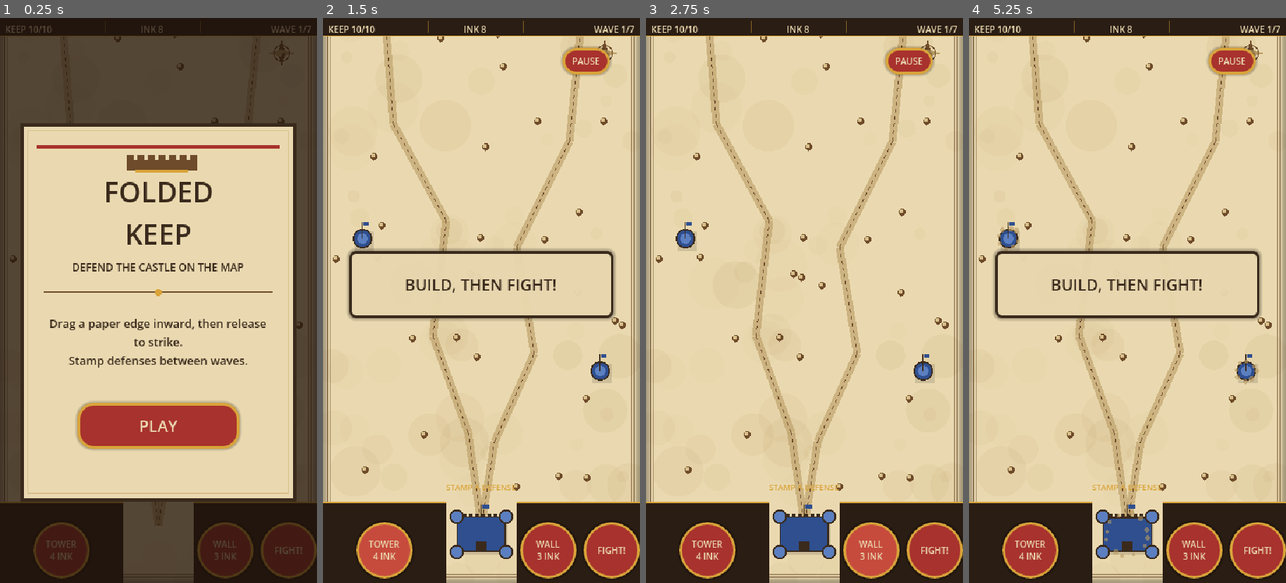
Above: before the commit, frames 1-4 (left to right).
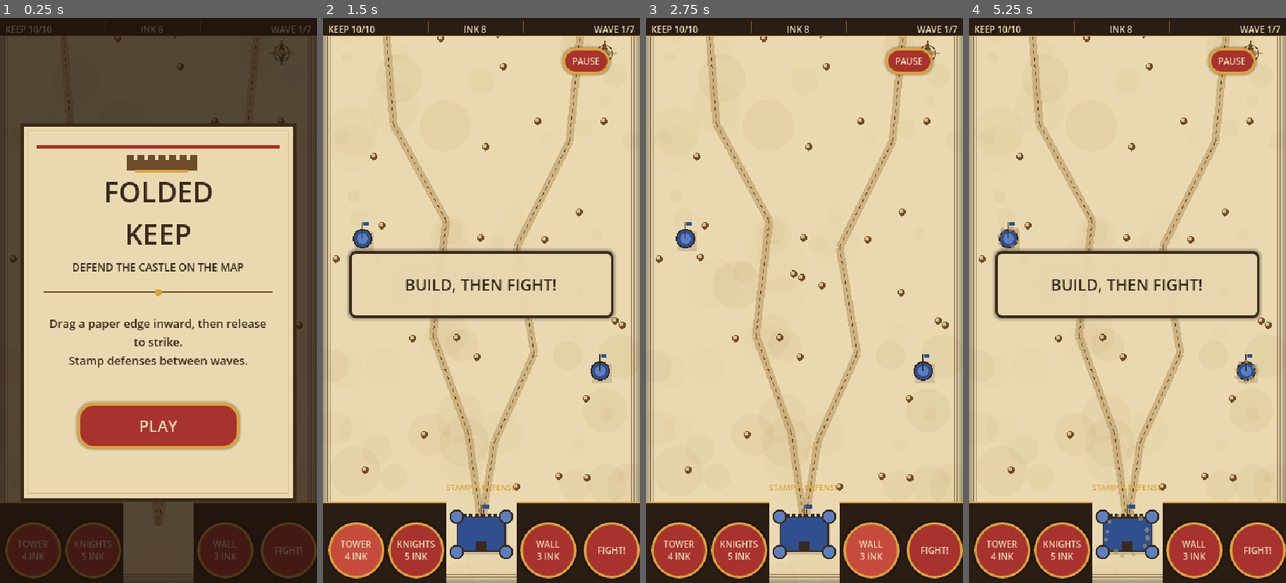
Above: after the commit, the same moments.

Repository: vortechU/folded-keep
Game: Godot game, scene res://scenes/main.tscn
Same seed, same stepped clock (60 frames per second), same inputs: the game is played once before the commit and once after it.
Inputs (mouse positions are in pixels of both pictures, inside the frame that each line leads up to):
- Up to frame 1 (0.25 s): no input
- Up to frame 2 (1.5 s): click "PLAY" at 0.5 s; click "TOWER 4 INK" at 1.25 s
- Up to frame 3 (2.75 s): click "WALL 3 INK" at 2 s
- Up to frame 4 (5.25 s): click (1060, 549) at 2.75 s, where only the run after the commit has a clickable "KNIGHTS 5 INK"; click "FIGHT!" at 3.5 s; click "PAUSE" at 4.25 s; click "START OVER" at 5 s

The runs differ from the first frame. In frame 1, 2.4% of the frame differs, in the area x 1-39%, y 89-100%; in frame 2, 2.9%; in frame 3, 2.7%; in frame 4, 2.7%.

Commit message:
Barracks + blue knights: squads guard roads and pin enemies in melee; knights test scene
Co-Authored-By: Claude Opus 5.5 <noreply@anthropic.com>

Diff:
--- /dev/null
+++ b/scenes/tests/knights_test.tscn
@@ -0,0 +1,6 @@
+[gd_scene format=3]
+
+[ext_resource type="Script" path="res://scripts/tests/knights_test.gd" id="1"]
+
+[node name="KnightsTest" type="Node"]
+script = ExtResource("1")
--- a/scripts/buildings/building.gd
+++ b/scripts/buildings/building.gd
@@ -11,6 +11,9 @@
 signal destroyed(building: Building)
 
 var hp := 0
+## Barracks: its knights and the respawn timer (driven by main.gd).
+var squad: Array[Node] = []
+var spawn_cd := 0.0
 
 
 func _ready() -> void:
@@ -83,6 +86,19 @@
 				for i in max_hp - hp:
 					var x := -h.x + 4.0 + i * (size.x - 8.0) / max_hp
 					draw_line(Vector2(x, -h.y + 1), Vector2(x + 2, h.y - 1), Palette.PARCHMENT, 1.0)
+		"barracks":
+			# a long hall with a pitched roof and a banner
+			draw_rect(Rect2(-h, size), Palette.INK)
+			draw_rect(Rect2(-h + Vector2(1.5, 1.5), size - Vector2(3, 3)), Palette.PARCHMENT_MID)
+			draw_colored_polygon(PackedVector2Array([Vector2(-h.x - 2, -h.y + 4), Vector2(0, -h.y - 7),
+				Vector2(h.x + 2, -h.y + 4)]), Palette.INK)
+			draw_colored_polygon(PackedVector2Array([Vector2(-h.x + 1, -h.y + 3), Vector2(0, -h.y - 5),
+				Vector2(h.x - 1, -h.y + 3)]), Palette.BLUE)
+			draw_rect(Rect2(-3, h.y - 7, 6, 7), Palette.INK)
+			draw_line(Vector2(h.x - 3, -h.y), Vector2(h.x - 3, -h.y - 12), Palette.INK, 1.0)
+			draw_rect(Rect2(h.x - 2, -h.y - 12, 6, 4), Palette.BLUE_LIGHT)
+			for i in squad.size():
+				draw_circle(Vector2(-h.x + 5 + i * 5, h.y + 3), 1.5, Palette.BLUE)
 		_:
 			draw_circle(Vector2.ZERO, h.x, Palette.INK)
 			draw_circle(Vector2.ZERO, h.x - 1.5, Palette.BLUE)
--- a/scripts/game/build_controller.gd
+++ b/scripts/game/build_controller.gd
@@ -7,7 +7,7 @@
 signal disarmed
 
 const FINGER_OFFSET := Vector2(0, -26)
-const SIZES := {"tower": Vector2(22, 22), "wall": Vector2(34, 9)}
+const SIZES := {"tower": Vector2(22, 22), "wall": Vector2(34, 9), "barracks": Vector2(26, 20)}
 const PLAY_RECT := Rect2(14, 34, 332, 520)
 
 var armed := ""
--- a/scripts/game/waves.gd
+++ b/scripts/game/waves.gd
@@ -13,7 +13,9 @@
 
 const START_INK := 8
 const WAVE_BONUS_INK := 3
-const COSTS := {"tower": 4, "wall": 3}
+const COSTS := {"tower": 4, "wall": 3, "barracks": 5}
+const SQUAD_SIZE := 2 ## knights per barracks
+const KNIGHT_RESPAWN := 6.0 ## seconds, during waves
 const REWARDS := {"grunt": 1, "runner": 1, "brute": 3, "ram": 10}
 const KEEP_DAMAGE := {"grunt": 1, "runner": 1, "brute": 3, "ram": 5}
 const KEEP_SLAM_COST := 1
--- a/scripts/main.gd
+++ b/scripts/main.gd
@@ -57,6 +57,7 @@
 
 func _enter_build() -> void:
 	phase = Phase.BUILD
+	_fill_squads()
 	Events.phase_changed.emit("build")
 	Events.banner.emit("BUILD, THEN FIGHT!" if wave == 0 else "WAVE CLEARED")
 
@@ -114,6 +115,8 @@
 	b.rotation = rot
 	_shake = 2.0
 	Events.building_placed.emit(kind, pos)
+	if kind == "barracks":
+		_fill_squads.call_deferred()
 	if ink < Waves.COSTS[kind]:
 		build.disarm()
 
@@ -125,6 +128,8 @@
 	b.position = pos
 	if kind == "wall":
 		b.max_hp = 6
+	elif kind == "barracks":
+		b.heavy = false
 	buildings.add_child(b)
 	return b
 
@@ -148,6 +153,49 @@
 	return u
 
 
+## Each barracks keeps its squad of knights topped up during waves.
+func _update_barracks(delta: float) -> void:
+	for b in get_tree().get_nodes_in_group("building"):
+		if b.kind != "barracks":
+			continue
+		b.squad = b.squad.filter(func(k): return is_instance_valid(k) and k.is_alive())
+		if b.squad.size() >= Waves.SQUAD_SIZE:
+			b.spawn_cd = 0.0
+			continue
+		b.spawn_cd -= delta
+		if b.spawn_cd <= 0.0:
+			b.spawn_cd = Waves.KNIGHT_RESPAWN
+			b.squad.append(_spawn_knight(b))
+		b.queue_redraw()
+
+
+## Barracks start every wave (and arrive) with a full squad.
+func _fill_squads() -> void:
+	for b in get_tree().get_nodes_in_group("building"):
+		if b.kind == "barracks":
+			b.squad = b.squad.filter(func(k): return is_instance_valid(k) and k.is_alive())
+			while b.squad.size() < Waves.SQUAD_SIZE:
+				b.squad.append(_spawn_knight(b))
+			b.spawn_cd = Waves.KNIGHT_RESPAWN
+			b.queue_redraw()
+
+
+func _spawn_knight(b: Building) -> Unit:
+	var k: Unit = UnitScript.new()
+	k.team = Unit.Team.ALLY
+	k.setup("knight")
+	k.position = b.position + Vector2(0, b.size.y * 0.5 + 2)
+	# Guard the nearest road, a few steps apart from squadmates.
+	var road := paper.closest_road(b.position)
+	k.post = road.point + road.dir * (b.squad.size() * 14.0 - 7.0)
+	k.died.connect(_on_unit_died)
+	units.add_child(k)
+	var fx := Fx.of(self)
+	if fx:
+		fx.dust_ring(k.position, 6.0, 5)
+	return k
+
+
 func _on_unit_died(u: Unit) -> void:
 	if u.team == Unit.Team.ENEMY:
 		kills += 1
@@ -186,6 +234,8 @@
 		if _spawn_timer <= 0.0:
 			_spawn_timer = Waves.LIST[wave].interval
 			_spawn_enemy(_queue.pop_front())
+	if phase == Phase.WAVE:
+		_update_barracks(delta)
 	if _shake > 0.0:
 		_shake = maxf(0.0, _shake - delta * 40.0)
 		board.position = (Vector2(randf_range(-1, 1), randf_range(-1, 1)) * _shake).round()
--- /dev/null
+++ b/scripts/tests/knights_test.gd
@@ -0,0 +1,64 @@
+extends Node
+## Scripted barracks check: place a barracks, knights pin grunts on the road, then a fold.
+## Run: Godot.exe --path . res://scenes/tests/knights_test.tscn -- --autotest-knights=<dir>
+
+var _dir := ""
+var _main: Node
+
+
+func _ready() -> void:
+	for arg in OS.get_cmdline_user_args():
+		if arg.begins_with("--autotest-knights="):
+			_dir = arg.trim_prefix("--autotest-knights=")
+	_main = load("res://scenes/main.tscn").instantiate()
+	add_child(_main)
+	_run()
+
+
+func _run() -> void:
+	await _wait(0.8)
+	var screens := _main.find_child("GameScreens", true, false)
+	if screens:
+		screens._on_primary_pressed()
+	_main._autotest = true
+	_main._set_ink(20)
+	_main._on_place_requested("barracks", Vector2(95, 300), 0.0)
+	await _wait(0.8)
+	await _shot("40_barracks")
+	_main._start_wave()
+	for i in 3:
+		var g: Unit = _main._spawn_enemy("grunt")
+		g.path = _main.paper.roads[0]
+		g.position = g.path[1] + Vector2(0, -i * 14.0)
+		g.path_index = 2
+	await _wait(9.0)
+	await _shot("41_melee")
+	var knights := get_tree().get_nodes_in_group("ally").size()
+	var pinned := get_tree().get_nodes_in_group("enemy").filter(func(e): return e.foe != null).size()
+	print("KNIGHTS alive=%d pinned=%d" % [knights, pinned])
+	var fold: FoldController = _main.fold
+	var target: Vector2 = get_tree().get_nodes_in_group("enemy")[0].position
+	# fold the left edge so the tower at (45, 250) lands on the pinned fight
+	var px := 45.0 + target.x
+	fold.begin_fold(Vector2(0, 250))
+	for i in 10:
+		fold.drag_to(Vector2(0, 250).lerp(Vector2(px, 250 + (target.y - 250) * 2.0), (i + 1) / 10.0))
+		await get_tree().process_frame
+	await _wait(0.2)
+	await _shot("42_aim")
+	fold.release()
+	await _wait(1.0)
+	await _shot("43_after")
+	print("KNIGHTS alive=%d enemies=%d kills=%d" % [get_tree().get_nodes_in_group("ally").filter(func(k): return k.is_alive()).size(),
+		get_tree().get_nodes_in_group("enemy").size(), _main.kills])
+	get_tree().quit()
+
+
+func _wait(sec: float) -> void:
+	await get_tree().create_timer(sec, true, false, true).timeout
+
+
+func _shot(name: String) -> void:
+	await RenderingServer.frame_post_draw
+	if _dir != "":
+		get_viewport().get_texture().get_image().save_png("%s/%s.png" % [_dir, name])
--- a/scripts/ui/hud.gd
+++ b/scripts/ui/hud.gd
@@ -45,7 +45,8 @@
 	_make_banner()
 	# Keep the Keep (x 140-220, y 545-625) and the bottom edge clear: buttons sit in the
 	# side bands only (0-140 and 220-360), never over the Keep's footprint.
-	_buttons["tower"] = _seal("TOWER\n%d INK" % _costs.get("tower", 4), 38.0, func() -> void: _request_build("tower"))
+	_buttons["tower"] = _seal("TOWER\n%d INK" % _costs.get("tower", 4), 6.0, func() -> void: _request_build("tower"))
+	_buttons["barracks"] = _seal("KNIGHTS\n%d INK" % _costs.get("barracks", 5), 74.0, func() -> void: _request_build("barracks"))
 	_buttons["wall"] = _seal("WALL\n%d INK" % _costs.get("wall", 3), 224.0, func() -> void: _request_build("wall"))
 	_buttons["fight"] = _seal("FIGHT!", 296.0, func() -> void: Events.start_wave_requested.emit())
 	Events.keep_hp_changed.connect(_on_keep_hp_changed)
@@ -180,7 +181,7 @@
 	_wave_label.text = "WAVE %d/%d" % [_wave, _total_waves]
 	_phase_label.text = "STAMP A DEFENSE" if _phase == "build" else "FOLD AN EDGE TO STRIKE"
 	_phase_label.visible = _phase == "build" or _phase == "wave"
-	for kind in ["tower", "wall"]:
+	for kind in ["tower", "barracks", "wall"]:
 		var button: Button = _buttons[kind]
 		button.visible = _phase == "build"
 		button.disabled = _ink < int(_costs.get(kind, 0))
--- a/scripts/units/unit.gd
+++ b/scripts/units/unit.gd
@@ -8,14 +8,18 @@
 
 enum Team { ENEMY, ALLY }
 
+## hp = sword hits it takes in melee (knights vs enemies). Folds ignore hp.
 const KINDS := {
-	"grunt": {"speed": 16.0, "slaps": 2, "slap_immune": false, "size": 1.0},
-	"runner": {"speed": 30.0, "slaps": 1, "slap_immune": false, "size": 0.85},
-	"brute": {"speed": 9.0, "slaps": 99, "slap_immune": true, "size": 1.5},
-	"knight": {"speed": 18.0, "slaps": 2, "slap_immune": false, "size": 1.0},
-	"ram": {"speed": 7.0, "slaps": 99, "slap_immune": true, "size": 2.2, "crushes": 3},
+	"grunt": {"speed": 16.0, "slaps": 2, "slap_immune": false, "size": 1.0, "hp": 3, "hit": 1},
+	"runner": {"speed": 30.0, "slaps": 1, "slap_immune": false, "size": 0.85, "hp": 2, "hit": 1},
+	"brute": {"speed": 9.0, "slaps": 99, "slap_immune": true, "size": 1.5, "hp": 8, "hit": 2},
+	"knight": {"speed": 26.0, "slaps": 2, "slap_immune": false, "size": 1.0, "hp": 5, "hit": 1},
+	"ram": {"speed": 7.0, "slaps": 99, "slap_immune": true, "size": 2.2, "crushes": 3, "hp": 9999, "hit": 3},
 }
 const ATTACK_INTERVAL := 1.0
+const MELEE := 9.0 ## knights engage within this distance
+const AGGRO := 48.0 ## knights chase enemies this close to their post
+const LEASH := 70.0 ## ...but never further than this from it
 
 @export var team := Team.ENEMY
 @export var kind := "grunt"
@@ -28,10 +32,18 @@
 var path_index := 0
 var stun := 0.0
 
+var hp := 3
+var hit := 1
+## Knights: the road point they guard. Enemies: unused.
+var post := Vector2.ZERO
+## Melee opponent (knight <-> enemy). Enemies stand still while a knight holds them.
+var foe: Unit
+
 var _alive := true
 var _t := 0.0
 var _size := 1.0
 var _attack_cd := 0.0
+var _flash := 0.0
 
 
 ## Apply the stats of a kind from KINDS. Call before adding to the tree.
@@ -43,6 +55,8 @@
 	slap_immune = k.slap_immune
 	crushes_to_kill = k.get("crushes", 1)
 	_size = k.size
+	hp = k.hp
+	hit = k.hit
 
 
 ## How far from its center a unit can be hit by a slammed building.
@@ -64,9 +78,18 @@
 	if not _alive:
 		return
 	_t += delta
+	_flash = maxf(0.0, _flash - delta)
 	queue_redraw()
 	if stun > 0.0:
 		stun -= delta
+		return
+	if foe and not (is_instance_valid(foe) and foe.is_alive()):
+		foe = null
+	if team == Team.ALLY:
+		_knight_step(delta)
+		return
+	if foe:
+		_fight(delta)
 		return
 	if path_index >= path.size():
 		return
@@ -89,6 +112,69 @@
 	position += to.normalized() * speed * delta
 
 
+## Guard the post; charge enemies that come near it; fight them in melee.
+func _knight_step(delta: float) -> void:
+	if foe == null:
+		foe = _find_prey()
+	if foe:
+		var to := foe.position - position
+		if to.length() > MELEE:
+			if foe.position.distance_to(post) > LEASH:
+				foe = null
+				return
+			position += to.normalized() * speed * delta
+			return
+		# Pin it: the enemy turns to fight us if it isn't fighting someone already.
+		if foe.foe == null:
+			foe.foe = self
+		_fight(delta)
+		return
+	var home := post - position
+	if home.length() > 2.0:
+		position += home.normalized() * minf(speed * delta, home.length())
+
+
+func _find_prey() -> Unit:
+	var best: Unit = null
+	var best_d := AGGRO
+	for e in get_tree().get_nodes_in_group("enemy"):
+		if not e.is_alive():
+			continue
+		var d: float = e.position.distance_to(post)
+		if d < best_d:
+			best_d = d
+			best = e
+	return best
+
+
+func _fight(delta: float) -> void:
+	_attack_cd -= delta
+	if _attack_cd > 0.0:
+		return
+	_attack_cd = ATTACK_INTERVAL * randf_range(0.85, 1.15)
+	# a little lunge toward the foe
+	var d := (foe.position - position).normalized()
+	var tw := create_tween()
+	tw.tween_property(self, "position", position + d * 3.0, 0.06)
+	tw.tween_property(self, "position", position, 0.12)
+	foe.take_hit(hit, d)
+
+
+## Hurt by a sword (not a fold).
+func take_hit(amount: int, dir: Vector2) -> void:
+	if not _alive:
+		return
+	hp -= amount
+	_flash = 0.12
+	var fx := Fx.of(self)
+	if fx:
+		fx.droplets(position + Vector2(0, -4), Palette.RED if team == Team.ENEMY else Palette.BLUE, 3, 0.6)
+		fx.star(position + dir * 3.0 + Vector2(0, -5), Palette.PARCHMENT)
+	if hp <= 0:
+		crushes_to_kill = 1
+		on_crushed()
+
+
 func _blocking_wall(dir: Vector2) -> Node:
 	if team != Team.ENEMY:
 		return null
@@ -156,6 +242,7 @@
 		on_crushed()
 		return
 	stun = 1.5
+	foe = null
 	var tw := create_tween()
 	tw.tween_property(self, "position", (position + dir * 14.0).clamp(Vector2(4, 4), Vector2(356, 636)), 0.15) \
 		.set_ease(Tween.EASE_OUT).set_trans(Tween.TRANS_QUAD)
@@ -166,6 +253,7 @@
 func on_flipped(to: Vector2) -> void:
 	if not _alive:
 		return
+	foe = null
 	var fx := Fx.of(self)
 	if fx:
 		fx.dust_ring(to, 8.0, 6)
@@ -173,6 +261,7 @@
 	position = to
 	stun = 1.0
 	# Resume at the closest waypoint so a flipped unit doesn't walk back up the road.
+	# (Knights just march back to their post.)
 	var best := path_index
 	var best_d := INF
 	for i in range(path.size()):
@@ -196,6 +285,8 @@
 	var fill := Palette.RED if team == Team.ENEMY else Palette.BLUE
 	if kind == "runner":
 		fill = Palette.RED_LIGHT
+	if _flash > 0.0:
+		fill = Palette.PARCHMENT
 	var walking := stun <= 0.0
 	var bob := absf(sin(_t * 9.0)) * 1.5 if walking else 0.0
 	draw_circle(Vector2(0, 3), 4.0, Color(0, 0, 0, 0.15))
@@ -210,8 +301,12 @@
 		draw_line(Vector2(5, -12 - bob), Vector2(5, 3 - bob), Palette.INK, 1.0)
 		draw_rect(Rect2(4, -14 - bob, 3, 2), Palette.INK)
 	else:
-		draw_rect(Rect2(-7, -4 - bob, 3, 5), Palette.INK)
-		draw_line(Vector2(5, -9 - bob), Vector2(5, 1 - bob), Palette.PARCHMENT_SHADOW, 1.0)
+		# shield, sword, helmet plume
+		draw_rect(Rect2(-8, -5 - bob, 4, 6), Palette.INK)
+		draw_rect(Rect2(-7, -4 - bob, 2, 4), Palette.BLUE_LIGHT)
+		draw_line(Vector2(5, -11 - bob), Vector2(5, 1 - bob), Palette.INK, 1.0)
+		draw_line(Vector2(3, -3 - bob), Vector2(7, -3 - bob), Palette.INK, 1.0)
+		draw_rect(Rect2(-1, -12 - bob, 2, 3), Palette.BLUE_LIGHT)
 	if not walking:
 		for i in 3:
 			var a := _t * 6.0 + i * TAU / 3.0
Not shown, changed: DESIGN.md
Not shown, changed: TASKS.md
